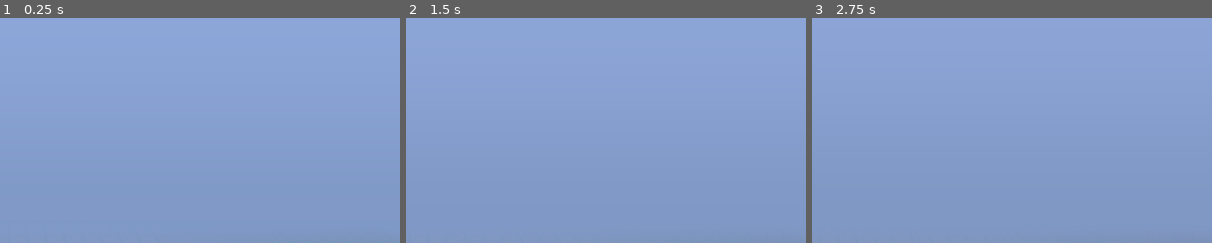
Above: before the commit, frames 1-3 (left to right).
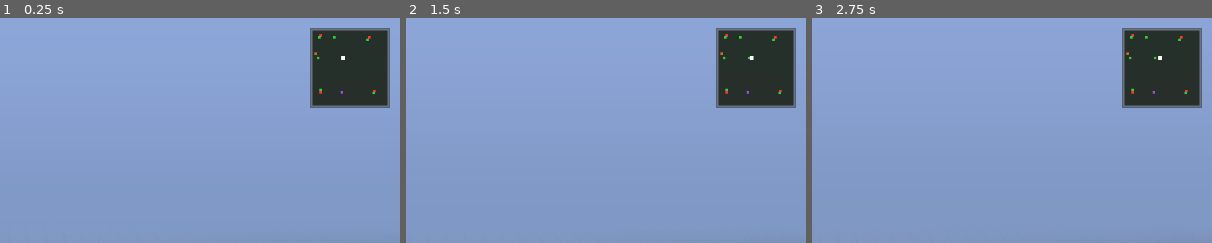
Above: after the commit, the same moments.

Repository: struktured-labs/cowardly-irregular
Game: Godot game, scene res://src/exploration/OverworldScene.tscn
The game is run twice, just before and just after one commit, with the same random seed, the same clock (stepped at 60 frames per second) and the same inputs. This scene is started directly instead of the project's main scene.
Inputs (mouse positions are % of the whole screen's width and height, from its top left):
- Up to frame 1 (0.25 s): no input
- Up to frame 2 (1.5 s): tap Enter at 0.5 s; move the mouse to (72, 45) at 0.52 s; hold Right (ui_right) 0.53-1.25 s; hold R (battle_advance) 0.53-1.25 s; click (72, 45) at 0.67 s; tap Z (ui_accept) at 0.77, 1.07 s; drag from (30, 55) to (58, 24) at 1.27 s
- Up to frame 3 (2.75 s): move the mouse to (60, 28) at 2.02 s; hold Right (ui_right) from 2.03 s (still down); hold Tab (battle_toggle_auto) from 2.03 s (still down); click (60, 28) at 2.17 s
The pictures show only the part of the screen within x 50-100%, y 0-50%; the shares and areas given below are measured in that part.

The runs differ from the first frame. In frame 1, 7.1% of the frame differs, in the area x 77-98%, y 4-40%; in frame 2, 7.1%; in frame 3, 7.1%.

Commit message:
feat: overworld minimap with transition location dots
Small 120px minimap in top-right corner showing:
- White dot: player position (updates every frame)
- Green dots: village entrances
- Orange dots: cave entrances
- Red dots: dragon caves
- Purple dots: world portals

Helps players find villages/caves on the Mode 7 view where landmarks
are hard to spot from a distance. Additive only — new OverworldMinimap
class + 3 lines added to OverworldScene.

Co-Authored-By: Claude Opus 4.6 (1M context) <noreply@anthropic.com>

Diff:
--- /dev/null
+++ b/src/exploration/OverworldMinimap.gd
@@ -0,0 +1,113 @@
+extends Node
+class_name OverworldMinimap
+
+## OverworldMinimap — small corner minimap showing player position
+## and transition points (villages, caves, portals) as colored dots.
+## Helps with navigation on Mode 7 view where landmarks are hard to see.
+
+const MAP_SIZE: float = 120.0  # Minimap display size in pixels
+const DOT_SIZE: float = 4.0
+const PLAYER_DOT_SIZE: float = 6.0
+
+var _canvas: CanvasLayer
+var _bg: ColorRect
+var _player_dot: ColorRect
+var _dots: Array[ColorRect] = []
+var _player_ref: Node2D
+var _map_width: float
+var _map_height: float
+
+const DOT_COLORS: Dictionary = {
+	"village": Color(0.2, 0.8, 0.2),   # Green
+	"cave": Color(0.8, 0.4, 0.1),      # Orange
+	"portal": Color(0.6, 0.3, 0.9),    # Purple
+	"dragon": Color(1.0, 0.2, 0.2),    # Red
+}
+
+
+func setup(parent: Node, player: Node2D, map_w: int, map_h: int, tile_size: int, transitions: Dictionary) -> void:
+	_player_ref = player
+	_map_width = float(map_w * tile_size)
+	_map_height = float(map_h * tile_size)
+
+	_canvas = CanvasLayer.new()
+	_canvas.name = "Minimap"
+	_canvas.layer = 85
+	parent.add_child(_canvas)
+
+	# Background
+	_bg = ColorRect.new()
+	_bg.color = Color(0.0, 0.0, 0.0, 0.4)
+	_bg.size = Vector2(MAP_SIZE + 8, MAP_SIZE + 8)
+	_bg.position = Vector2(1280 - MAP_SIZE - 24, 16)  # Top-right corner
+	_bg.mouse_filter = Control.MOUSE_FILTER_IGNORE
+	_canvas.add_child(_bg)
+
+	# Border
+	var border = ColorRect.new()
+	border.color = Color(0.5, 0.5, 0.5, 0.6)
+	border.size = Vector2(MAP_SIZE + 4, MAP_SIZE + 4)
+	border.position = _bg.position + Vector2(2, 2)
+	border.mouse_filter = Control.MOUSE_FILTER_IGNORE
+	_canvas.add_child(border)
+
+	var inner = ColorRect.new()
+	inner.color = Color(0.08, 0.12, 0.08, 0.8)
+	inner.size = Vector2(MAP_SIZE, MAP_SIZE)
+	inner.position = _bg.position + Vector2(4, 4)
+	inner.mouse_filter = Control.MOUSE_FILTER_IGNORE
+	_canvas.add_child(inner)
+
+	# Transition dots
+	for key in transitions:
+		var pos: Vector2 = transitions[key]
+		if pos == Vector2.ZERO:
+			continue
+		var dot_type = _get_dot_type(key)
+		var color = DOT_COLORS.get(dot_type, Color(0.7, 0.7, 0.7))
+		_add_dot(pos, color)
+
+	# Player dot (on top)
+	_player_dot = ColorRect.new()
+	_player_dot.color = Color(1.0, 1.0, 1.0)
+	_player_dot.size = Vector2(PLAYER_DOT_SIZE, PLAYER_DOT_SIZE)
+	_player_dot.mouse_filter = Control.MOUSE_FILTER_IGNORE
+	_canvas.add_child(_player_dot)
+
+
+func _get_dot_type(key: String) -> String:
+	if "dragon" in key:
+		return "dragon"
+	if "cave" in key:
+		return "cave"
+	if "village" in key or "entrance" in key:
+		return "village"
+	if "portal" in key:
+		return "portal"
+	return "village"
+
+
+func _add_dot(world_pos: Vector2, color: Color) -> void:
+	var dot = ColorRect.new()
+	dot.color = color
+	dot.size = Vector2(DOT_SIZE, DOT_SIZE)
+	dot.mouse_filter = Control.MOUSE_FILTER_IGNORE
+
+	var map_pos = _world_to_minimap(world_pos)
+	dot.position = map_pos - Vector2(DOT_SIZE / 2, DOT_SIZE / 2)
+	_canvas.add_child(dot)
+	_dots.append(dot)
+
+
+func _world_to_minimap(world_pos: Vector2) -> Vector2:
+	var nx = world_pos.x / _map_width
+	var ny = world_pos.y / _map_height
+	var origin = _bg.position + Vector2(4, 4)
+	return origin + Vector2(nx * MAP_SIZE, ny * MAP_SIZE)
+
+
+func update(player_pos: Vector2) -> void:
+	if not _player_dot:
+		return
+	var map_pos = _world_to_minimap(player_pos)
+	_player_dot.position = map_pos - Vector2(PLAYER_DOT_SIZE / 2, PLAYER_DOT_SIZE / 2)
--- a/src/exploration/OverworldScene.gd
+++ b/src/exploration/OverworldScene.gd
@@ -44,6 +44,7 @@
 var _mode7: Mode7Overlay
 var _zone_popup: ZoneNamePopup
 var _danger_zone: DangerZone
+var _minimap: OverworldMinimap
 
 
 func _ready() -> void:
@@ -75,6 +76,11 @@
 		add_child(_danger_zone)
 		_danger_zone.setup(self, player, danger_pts)
 
+	# Minimap with transition dots
+	_minimap = OverworldMinimap.new()
+	add_child(_minimap)
+	_minimap.setup(self, player, MAP_WIDTH, MAP_HEIGHT, TILE_SIZE, spawn_points)
+
 	if SoundManager:
 		SoundManager.play_area_music("overworld")
 
@@ -84,6 +90,8 @@
 func _process(_delta: float) -> void:
 	if player:
 		_update_encounter_zone(player.position)
+		if _minimap:
+			_minimap.update(player.position)
 	if _danger_zone:
 		_danger_zone.process(_delta)
 	if _mode7:
